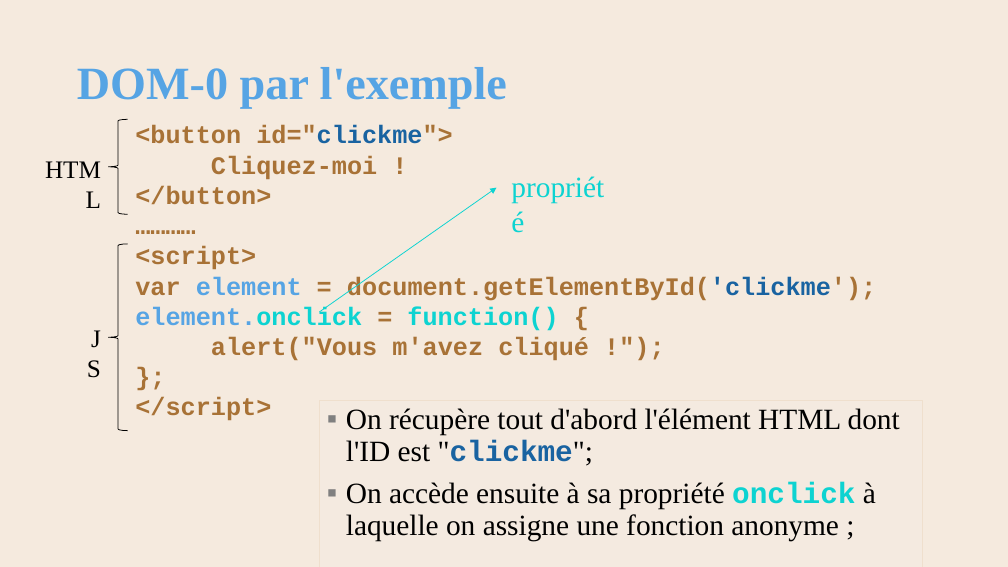
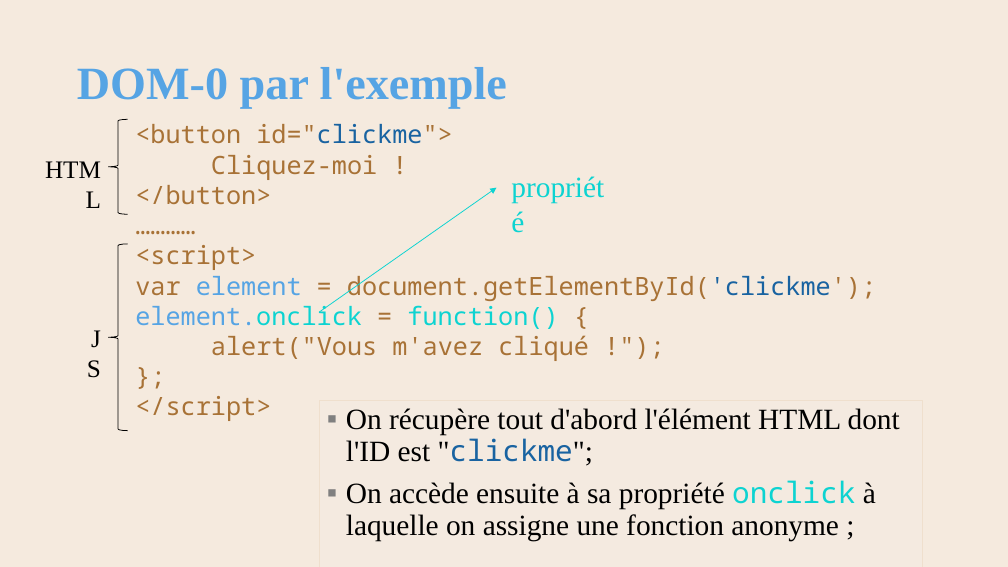
Before and after one commit to AlainWafflard/4IPW3, a slide deck: slide 59 of syllabus/17_javascript/syllabus_17_js.pptx. Drawn at 1008x567 pixels with LibreOffice and Linux fonts; fonts in the diff are those of the drawing; background and template pictures are left out. Boxes give left, top, right and bottom in pixels: in the first picture for what was removed or moved away, otherwise in the second. Text is boxed around its words. In the diff, an @@ line names an element or a change of style, - is before the commit and + after.

Commit message:
update syllabus 17 JavaScript, 2025/09/15

```diff
--- a/syllabus/17_javascript/syllabus_17_js.pptx
+++ b/syllabus/17_javascript/syllabus_17_js.pptx
@@ text "<button id="clickme">" at <box>135,124,876,421</box>: font Courier New to Noto Sans Mono, bold off @@
@@ text "On récupère tout d'abord l'élément ..." at <box>320,400,923,567</box>: font Courier New to Noto Sans Mono, bold off in ""clickme";", "onclick" @@
```
Also in this commit, not shown: 40 other slides changed, 6 other files.
